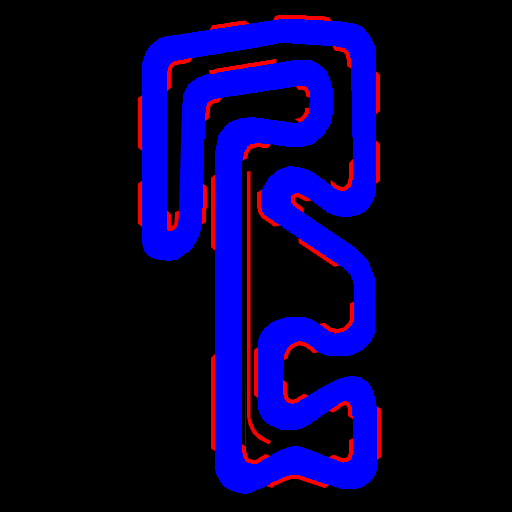
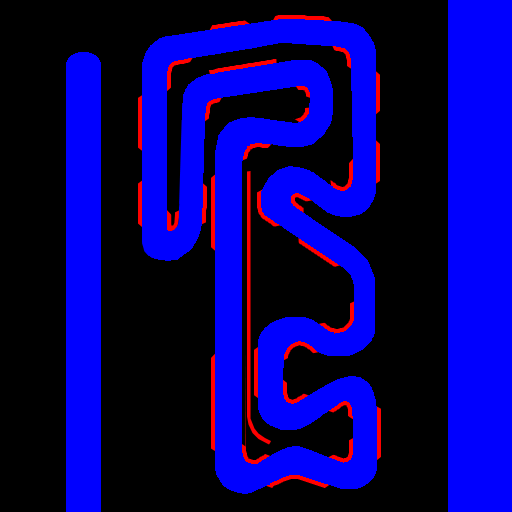
Layer changes from the first 512x512 image to the second:
added layer "Layer 18 copy" above "Layer 14" over 66, 0, 512, 512
added layer "Layer 18" above "Layer 4" over 66, 0, 512, 512
added layer "Layer 17" above "Layer 11" over 448, 0, 512, 512
